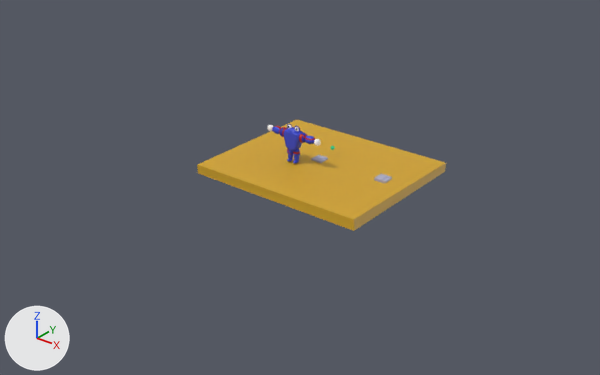
Renders of the Blender file resources/leo.blend from each side of a commit.
Before and after are seen from a 50 mm camera at (9.87, -11.25, 6.64) aimed at (0.56, 0.4, -0.58). The axes (+X, +Y, +Z) are drawn at lower left. The lights are the same throughout.

Objects in the first picture: 'Plane', 'body'.
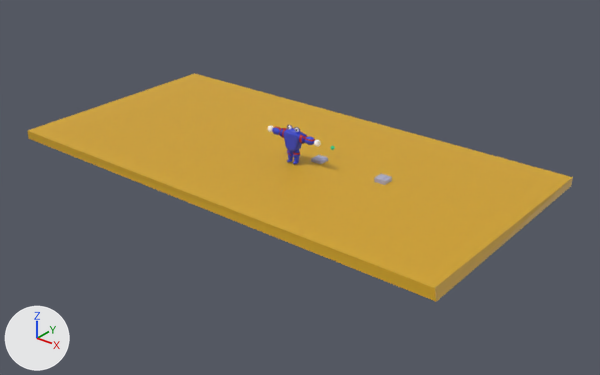
Where the newer file only moved an object's origin or applied its transform, the numbers keep the older frame.

Location of each change, (x1, y1, x2, y2) in pixels of the pictures (600 x 375 px):
'Plane', reshaped (119% wider, 105% taller): before (197, 120, 446, 231); after (27, 73, 573, 302)
'body', moved: before (268, 124, 321, 164); after (268, 125, 321, 164)

The change, as a list of edits to the scene's bpy script:
```text
Change me_plane:
    where me_plane.from_pydata(...)  # 8 vertices, 6 faces; spans x -1.0..3.49, y -1.0..1.0, z -0.39..0.04
    used by ob_plane; location = (-0.03, 0.52, 0.02); scale = (0.826, 1.54, 0.483)
    me_plane part 1
    me_plane.vertices[0].co: (-1.0, -1.0, 0.0) -> (-5.99, -1.63, -0.06)  # pixel (197, 164) -> pixel (27, 130)
    me_plane.vertices[1].co: (3.46, -0.99, 0.04) -> (6.03, -1.61, -0.02)  # pixel (353, 219) -> pixel (434, 288)
    me_plane.vertices[2].co: (-1.0, 1.0, 0.0) -> (-5.99, 1.62, -0.06)  # pixel (297, 119) -> pixel (194, 73)
    me_plane.vertices[3].co: (3.49, 1.0, 0.0) -> (6.11, 1.62, -0.06)  # pixel (445, 162) -> pixel (572, 177)
    me_plane.vertices[4].co: (-1.0, -1.0, -0.39) -> (-5.99, -1.63, -0.44)  # pixel (197, 173) -> pixel (28, 138)
    me_plane.vertices[5].co: (3.49, -1.0, -0.39) -> (6.11, -1.63, -0.44)  # pixel (353, 230) -> pixel (436, 301)
    me_plane.vertices[6].co: (-1.0, 1.0, -0.39) -> (-5.99, 1.62, -0.44)
    me_plane.vertices[7].co: (3.49, 1.0, -0.39) -> (6.11, 1.62, -0.44)  # pixel (445, 171) -> pixel (571, 186)
Change ob_body:
    ob_body.location: (0.53, 0.23, 0.47) -> (0.53, 0.23, 0.45)
```
